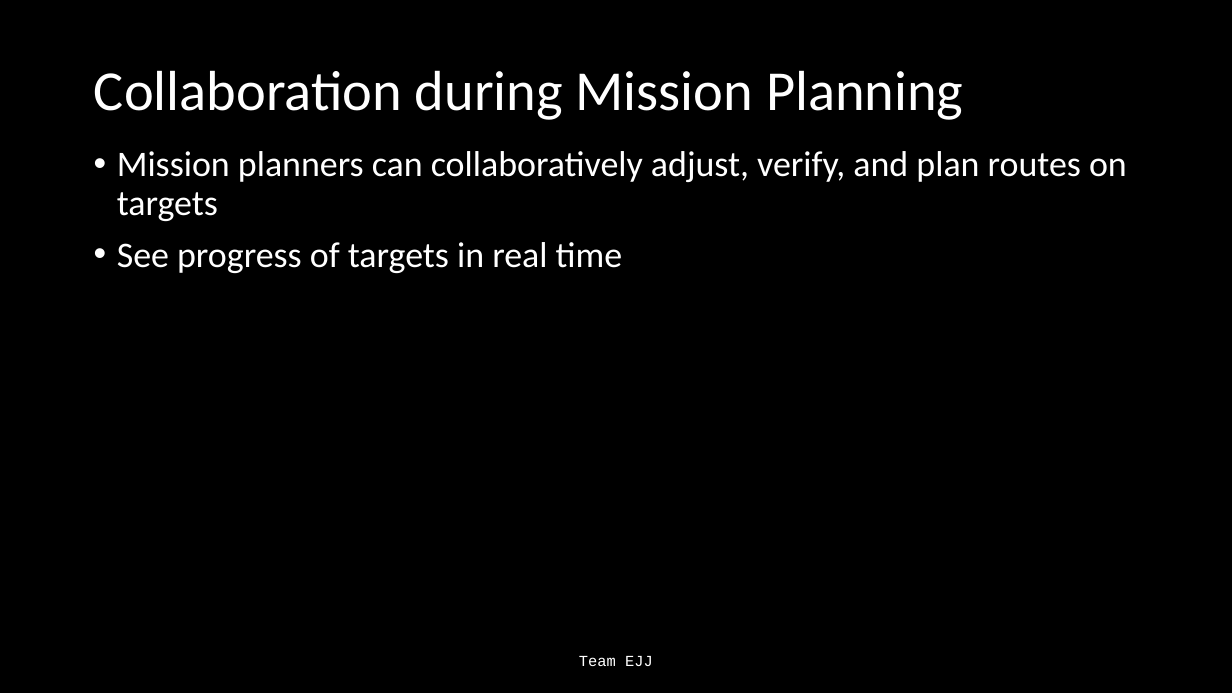
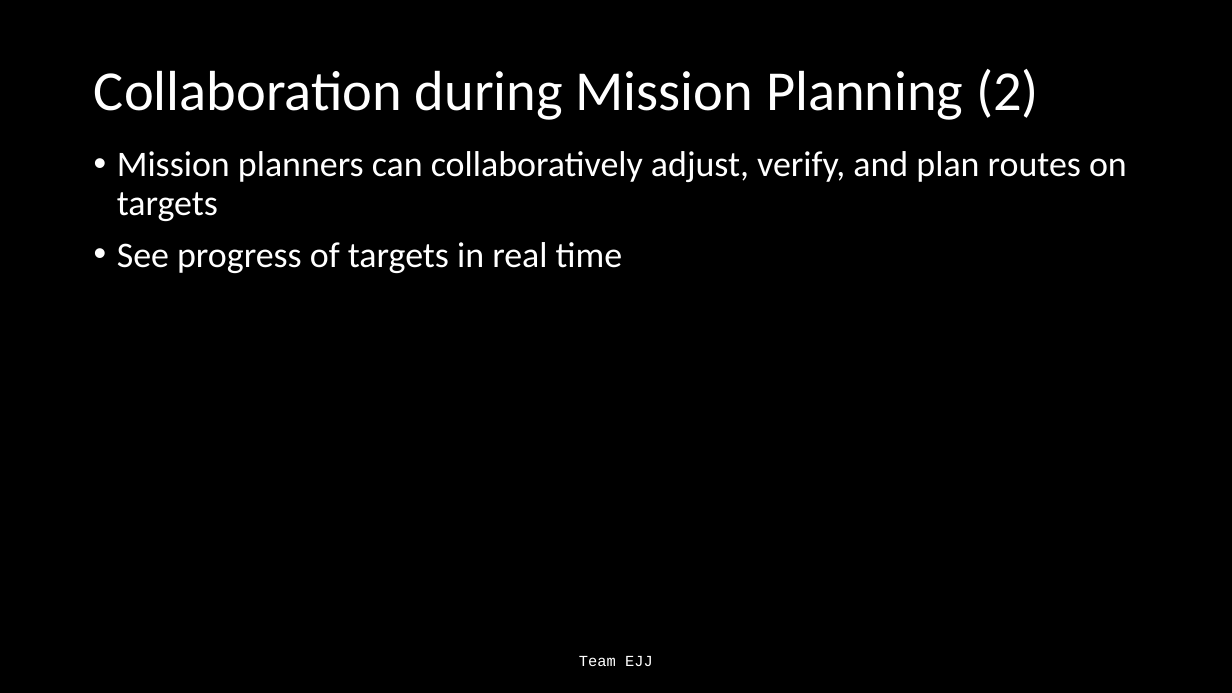
Before and after one commit to Jonathan805/RestrictedPlanning, a slide deck: slide 17 of TeamEJJ.pptx (slide 18 before the commit). Drawn at 1232x693 pixels with LibreOffice and Linux fonts; fonts in the diff are those of the drawing. Boxes give left, top, right and bottom in pixels: in the first picture for what was removed or moved away, otherwise in the second. Text is boxed around its words. In the diff, an @@ line names an element or a change of style, - is before the commit and + after.

```diff
--- a/TeamEJJ.pptx
+++ b/TeamEJJ.pptx
@@ title at <box>94,69,1039,120</box>: text changed @@
-Collaboration during Mission Planning
+Collaboration during Mission Planning (2)
```
Also in this commit, not shown: 3 other slides changed, 2 slides removed.
